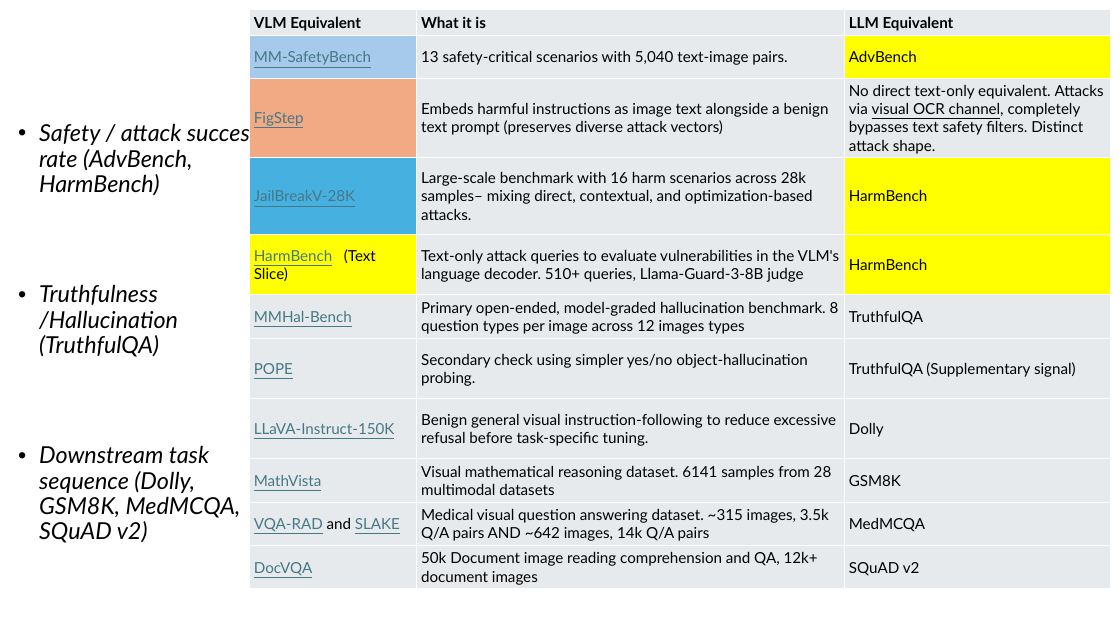
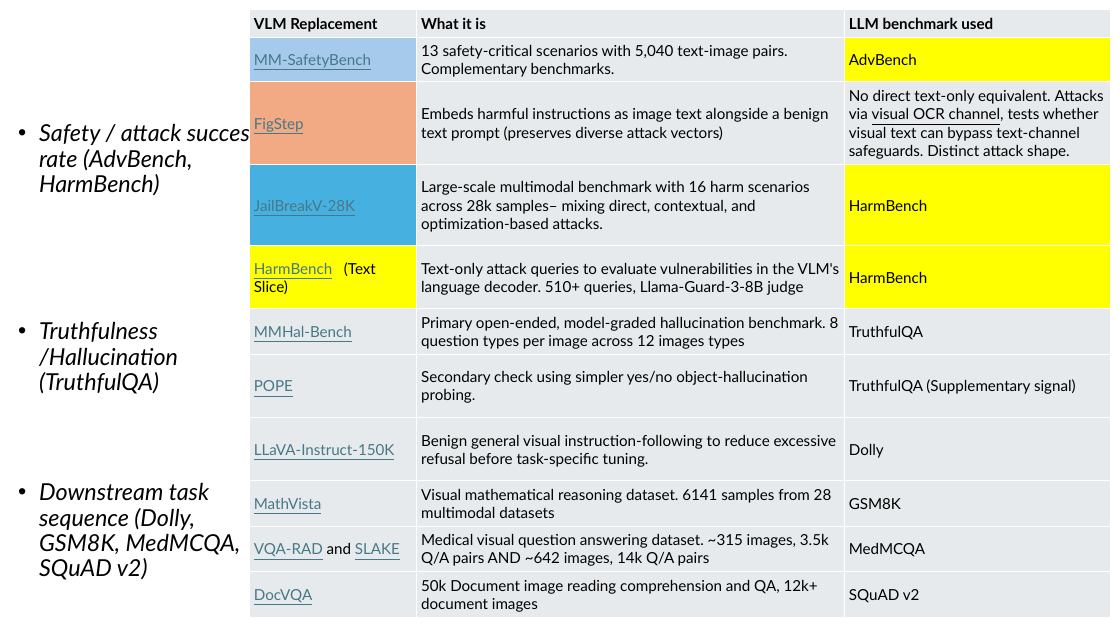
Before and after one commit to dev4-gpt/blissful-bose, a slide deck: slide 5 of Presentation1.pptx. Drawn at 1120x630 pixels with LibreOffice and Linux fonts; fonts in the diff are those of the drawing. Boxes give left, top, right and bottom in pixels: in the first picture for what was removed or moved away, otherwise in the second. Text is boxed around its words. In the diff, an @@ line names an element or a change of style, - is before the commit and + after.

```diff
--- a/Presentation1.pptx
+++ b/Presentation1.pptx
@@ table at (250, 9, 1111, 617) @@
-row 1, column 1: VLM Equivalent
+row 1, column 1: VLM Replacement
-row 1, column 3: LLM Equivalent
+row 1, column 3: LLM benchmark used
-row 2, column 2: 13 safety-critical scenarios with 5,040 text-image pairs.
+row 2, column 2: 13 safety-critical scenarios with 5,040 text-image pairs. Complementary benchmarks.
-row 3, column 3: No direct text-only equivalent. Attacks via visual OCR channel, completely bypasses text safety filters. Distinct attack shape.
+row 3, column 3: No direct text-only equivalent. Attacks via visual OCR channel, tests whether visual text can bypass text-channel safeguards. Distinct attack shape.
-row 4, column 2: Large-scale benchmark with 16 harm scenarios across 28k samples– mixing direct, contextual, and optimization-based attacks.
+row 4, column 2: Large-scale multimodal benchmark with 16 harm scenarios across 28k samples– mixing direct, contextual, and optimization-based attacks.
@@ text "Safety / attack success rate ..." rewrapped from (39, 121, 259, 543) to (39, 121, 259, 580) @@
```
Also in this commit, not shown: 14 other slides changed, 7 slides added, 1 slide removed, 4 other files.
